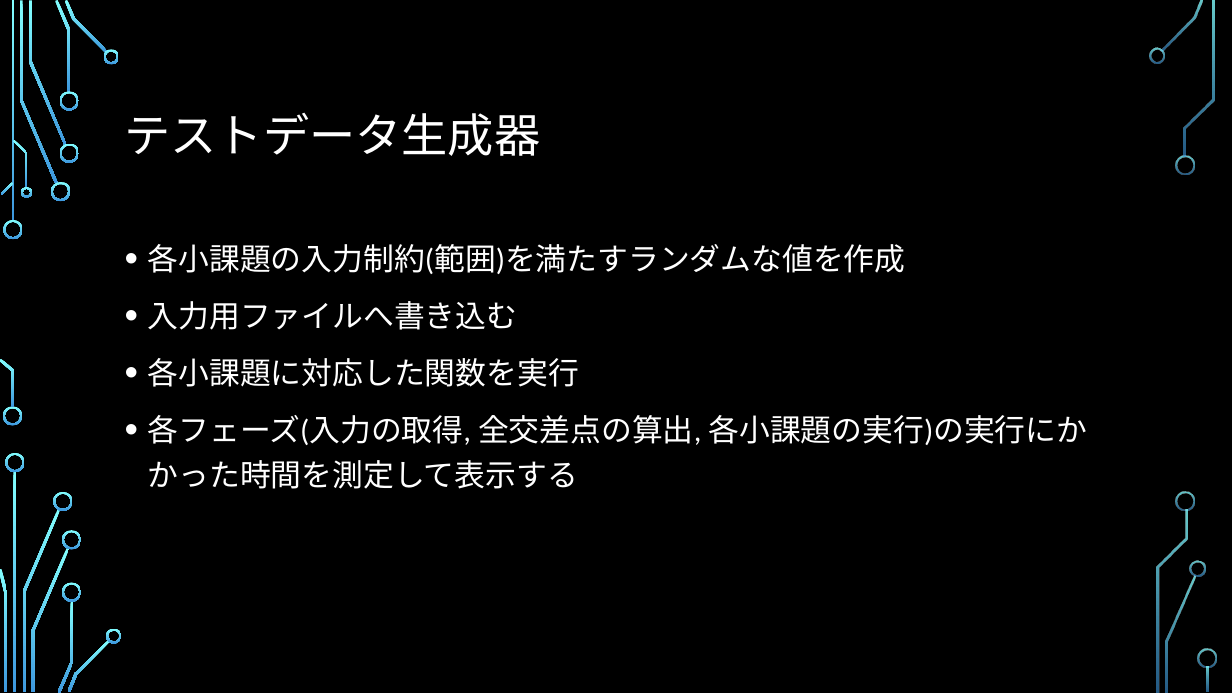
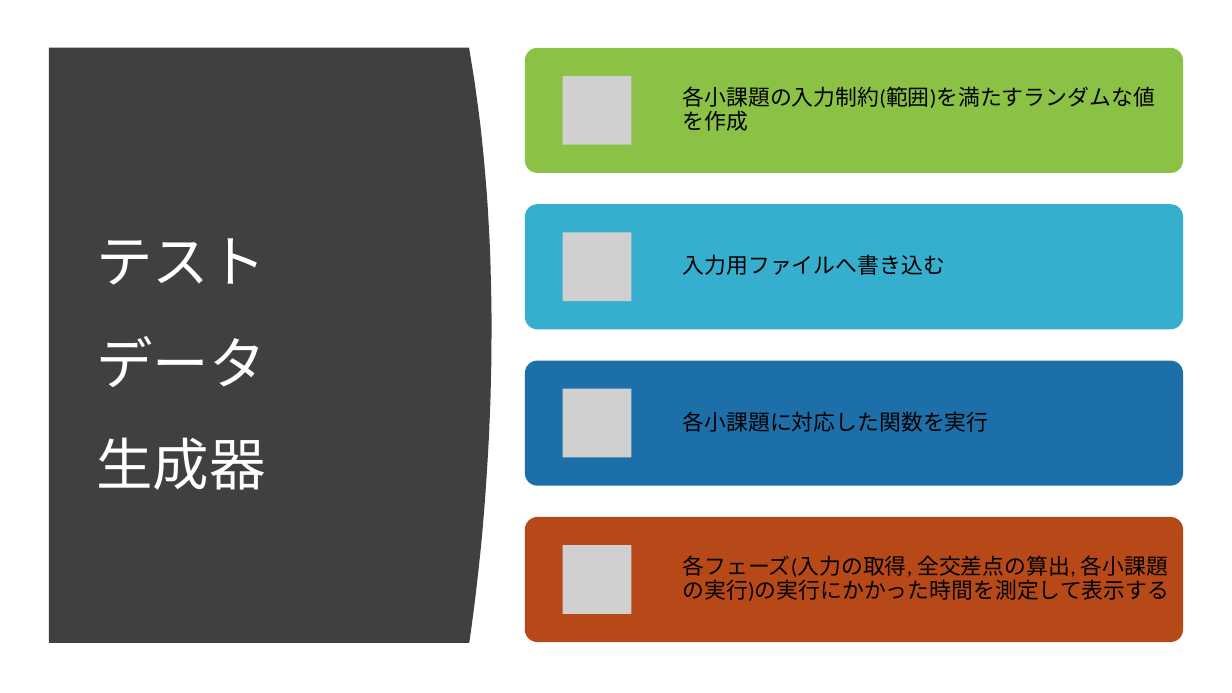
Before and after one commit to ie03-aizu-2019/ie03project-skys, a slide deck: slide 14 of Reports/Midterm.pptx (slide 13 before the commit). Drawn at 1232x693 pixels with LibreOffice and Linux fonts; fonts in the diff are those of the drawing; grey boxes stand for pictures; background and template pictures are left out. Boxes give left, top, right and bottom in pixels: in the first picture for what was removed or moved away, otherwise in the second. Text is boxed around its words. In the diff, an @@ line names an element or a change of style, - is before the commit and + after.

Commit message:
update design

```diff
--- a/Reports/Midterm.pptx
+++ b/Reports/Midterm.pptx
@@ background picture (left out) to #FFFFFF @@
@@ freeform shape added at (49, 48, 492, 643), fill #404040 @@
@@ title at (96, 238, 265, 490): text changed; size 36 to 44 pt @@
-テストデータ生成器
+テスト
+データ
+生成器
@@ text removed at (148, 244, 1087, 489) @@
-• 各小課題の入力制約(範囲)を満たすランダムな値を作成
-• 入力用ファイルへ書き込む
-• 各小課題に対応した関数を実行
-• 各フェーズ(入力の取得, 全交差点の算出, 各小課題の実行)の実行にかかった時間を測定して表示する
@@ group added at (525, 48, 1183, 641): 4 rounded rectangles, 4 pictures, 4 texts @@
+各小課題の入力制約(範囲)を満たすランダムな値を作成
+入力用ファイルへ書き込む
+各小課題に対応した関数を実行
+各フェーズ(入力の取得, 全交差点の算出, 各小課題の実行)の実行にかかった時間を測定して表示する
@@ group removed at (0, 0, 1217, 693): 33 freeform shapes, 3 rectangles @@
```
Also in this commit, not shown: 16 other slides changed, 1 slide added.
